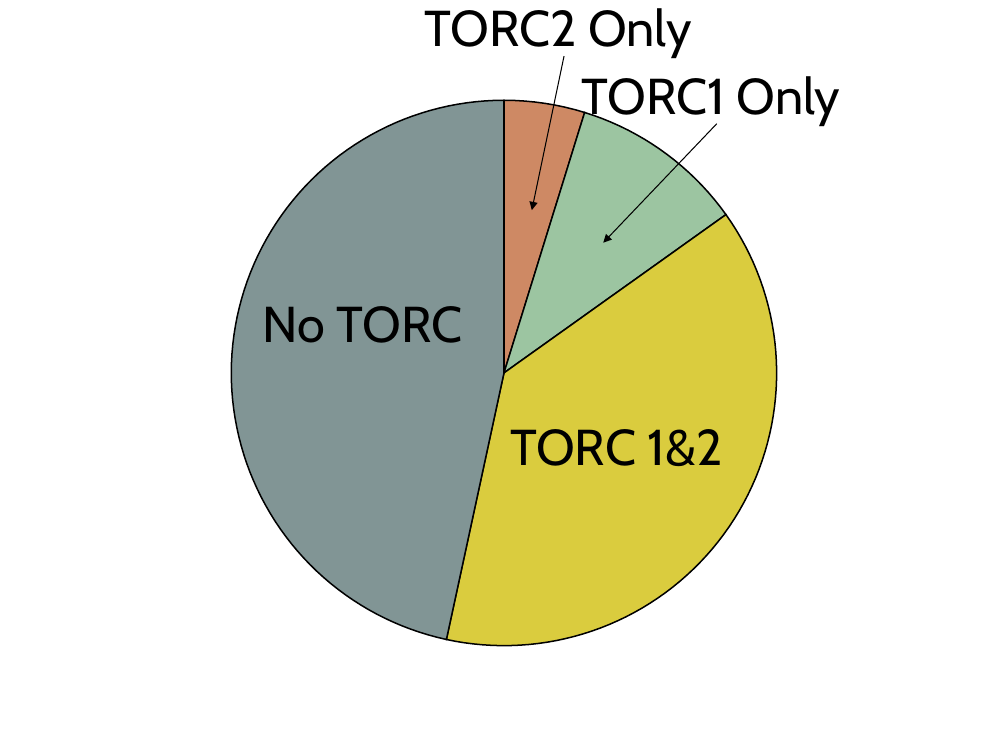
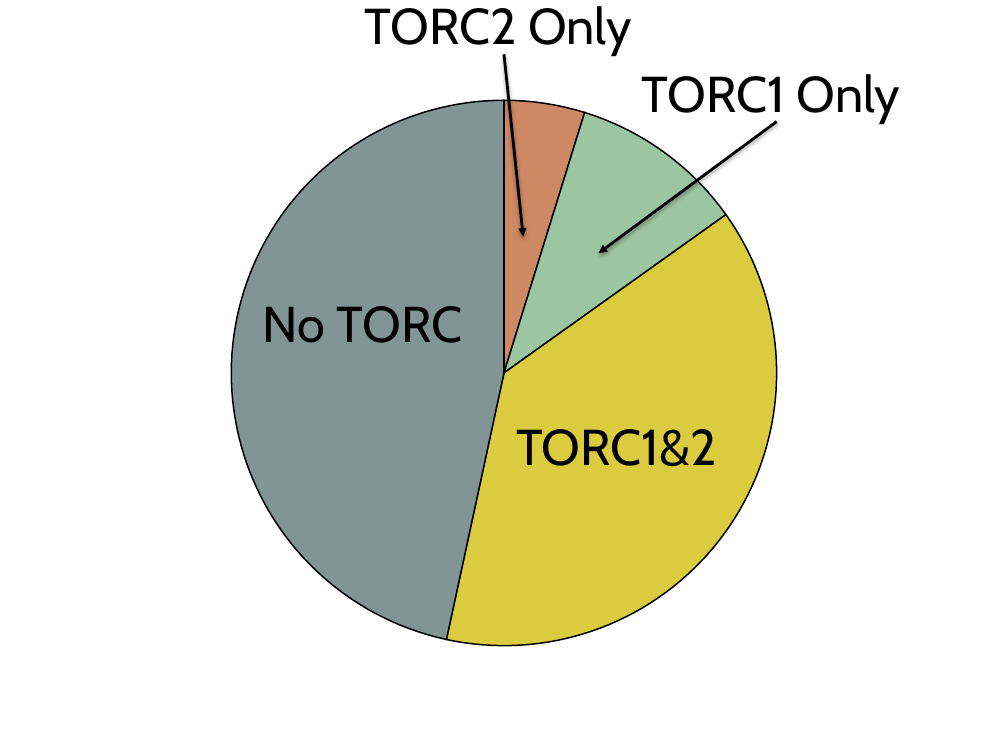
Before and after one commit to Dellaraam/TOR_phylogenetics, a slide deck: slide 1 of Images/Figures_PPT/PieCharts_TORC/ComponentsSARPieChartv2.pptx. Drawn at 1008x756 pixels with LibreOffice and Linux fonts; fonts in the diff are those of the drawing. Boxes give left, top, right and bottom in pixels: in the first picture for what was removed or moved away, otherwise in the second. Text is boxed around its words. In the diff, an @@ line names an element or a change of style, - is before the commit and + after.

```diff
--- a/Images/Figures_PPT/PieCharts_TORC/ComponentsSARPieChartv2.pptx
+++ b/Images/Figures_PPT/PieCharts_TORC/ComponentsSARPieChartv2.pptx
@@ text "TORC2 Only": place and size @@
-text "TORC2 Only" at (425, 8, 692, 57)
+text "TORC2 Only" at (365, 6, 632, 55)
@@ arrow moved from (564, 56) - (532, 211) to (504, 54) - (523, 237) @@
@@ arrow (504, 54) - (523, 237): stroke #000000 0.75 pt to #000000 2 pt @@
@@ text "TORC1 Only": place and size @@
-text "TORC1 Only" at (582, 76, 841, 125)
+text "TORC1 Only" at (642, 74, 901, 123)
@@ arrow moved from (717, 124) - (603, 243) to (777, 122) - (599, 253) @@
@@ arrow (777, 122) - (599, 253): stroke #000000 0.75 pt to #000000 2 pt @@
@@ text at (516, 429, 717, 466): spaces changed @@
-TORC 1&2
+TORC1&2
```
Also in this commit, not shown: 9 other files.
